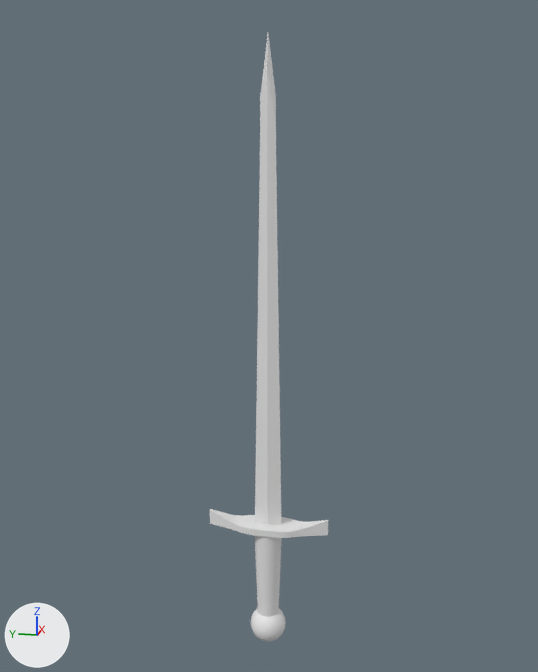
The FBX model Assets/Resources/ItemModels/BastardSword.fbx: old version first, new version second.
Rendered twice from a 50 mm lens placed at (-2.88, -0.58, 1.78), pointed at (0.03, 0.0, 1.05). Arrows for +X, +Y and +Z are at lower left; the lights stay in place. The older version comes first. Where no turn or scale is listed for an object, it has been applied to the vertices.
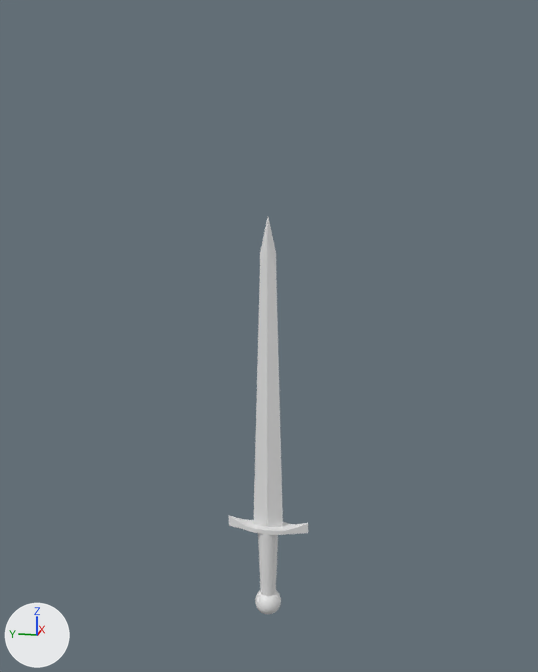
Patch to the scene script:
```diff
--- a/Assets/Resources/ItemModels/BastardSword.fbx.py
+++ b/Assets/Resources/ItemModels/BastardSword.fbx.py
@@ me_sphere_001 @@
 # used by ob_sphere; location = (0.0, 0.0, 0.0)
-me_sphere_001.from_pydata(...)  # 756 vertices, 820 faces; spans x -0.08..0.08, y -0.26..0.26, z -0.34..2.21
+me_sphere_001.from_pydata(...)  # 756 vertices, 820 faces; spans x -0.06..0.06, y -0.17..0.17, z -0.21..1.54
+# me_sphere_001 part 1: the loose piece of 482 vertices spanning x -0.08..0.08, y -0.08..0.08, z -0.34..-0.18 is scaled about its middle by 0.73, then moved by (0.0, 0.0, 0.11)
+# me_sphere_001 part 2: the loose piece of 18 vertices spanning x -0.01..0.01, y -0.06..0.06, z 0.22..2.21 is scaled about its middle by (1.34, 1.11, 0.663), then moved by (0.0, 0.0, -0.34)
+# me_sphere_001 part 3: the loose piece of 192 vertices spanning x -0.07..0.07, y -0.26..0.26, z 0.2..0.27 is scaled about its middle by 0.671, then moved by (0.0, 0.0, -0.01)
+# me_sphere_001 part 4: the loose piece of 64 vertices spanning x -0.06..0.06, y -0.06..0.06, z -0.24..0.22 is scaled about its middle by 0.73, then moved by (0.0, 0.0, 0.04)
```

Pixel boxes [x1, y1, x2, y2] of what changed, in the pictures (538 x 672 px; the box of a moved part takes in the faces that stretch with it):
'Sphere', reshaped (33% narrower, 34% shorter): before [210, 35, 328, 642]; after [229, 217, 308, 615]
part 1 of me_sphere_001, moved or reshaped: before [251, 608, 286, 642]; after [255, 590, 281, 615]
part 2 of me_sphere_001, moved or reshaped: before [255, 35, 282, 525]; after [253, 217, 283, 527]
part 3 of me_sphere_001, moved or reshaped: before [210, 509, 328, 538]; after [229, 516, 308, 535]
part 4 of me_sphere_001, moved or reshaped: before [254, 535, 282, 617]; after [258, 533, 278, 596]
